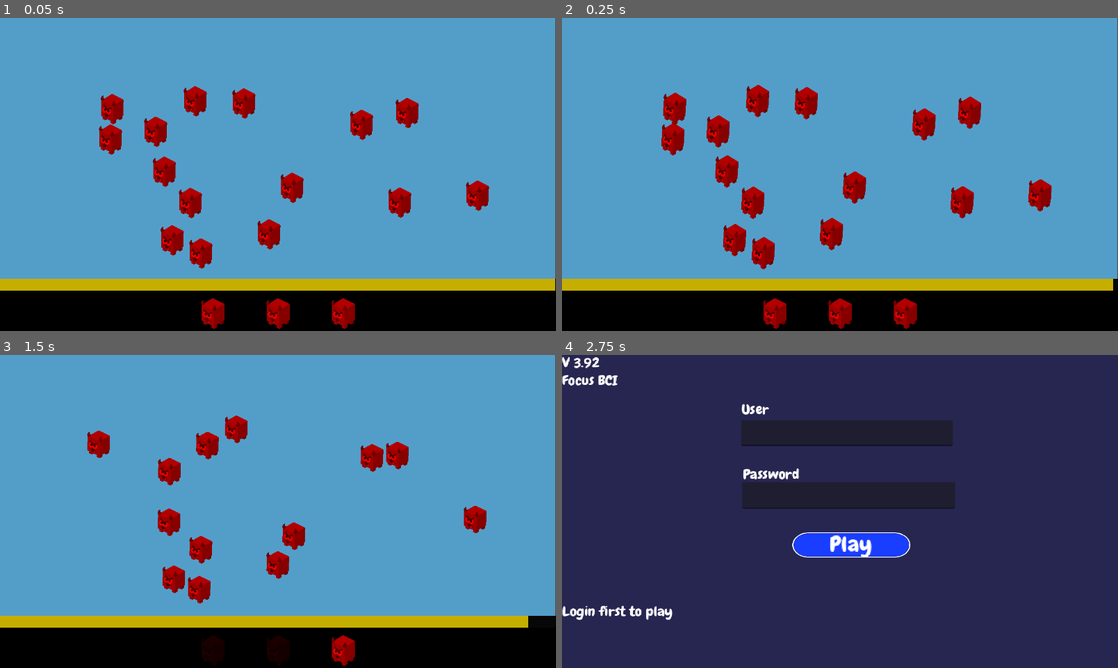
Above: before the commit, frames 1-4 (two rows, left to right).
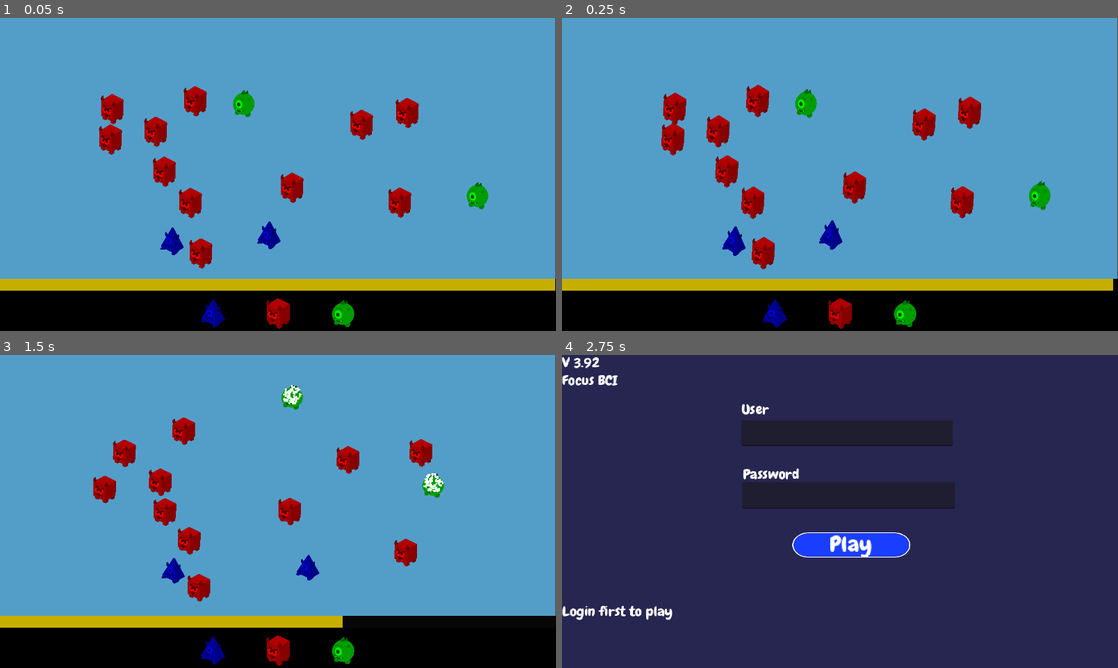
Above: after the commit, the same moments.

Repository: Hunter-Soft/Prototipo-MonstrosSA
Game: Godot game, scene res://Scenes/Level01Test.tscn
Two runs of this game, one before a commit and one after it. Both use one fixed random seed, a clock stepped at 60 frames per second and the inputs below. This scene is started directly instead of the project's main scene.
Inputs (mouse positions are in pixels of both pictures, inside the frame that each line leads up to):
- Up to frame 1 (0.05 s): no input
- Up to frame 2 (0.25 s): no input
- Up to frame 3 (1.5 s): tap Enter (ui_accept) at 0.5 s; drag from (111, 477) to (400, 539) at 0.52 s; drag from (405, 549) to (239, 433) at 1.27 s
- Up to frame 4 (2.75 s): move the mouse to (1034, 514) at 2.02 s; tap Tab (login) at 2.1 s; click (1034, 514) at 2.17 s

The runs differ from the first frame. In frame 1, 1.9% of the frame differs, in the area x 28-88%, y 22-100%; in frame 2, 2.0%; in frame 3, 8.9%, in the area x 15-95%, y 9-100%; in frame 4, nothing differs.

Commit message:
V0.156: Bug consertado do spawn e sons adicionados

Diff:
--- a/tavis_4_project/Objects/Components/spawnerComponent.tscn
+++ b/tavis_4_project/Objects/Components/spawnerComponent.tscn
@@ -1,12 +1,17 @@
 [gd_scene format=3 uid="uid://cv4i0lw13vvs3"]
 
 [ext_resource type="Script" uid="uid://dnshvr5u01xq0" path="res://spawnerComponent.gd" id="1_hb04x"]
+[ext_resource type="PackedScene" uid="uid://dqx2f22av42p5" path="res://Objects/Prefabs/monster1.tscn" id="2_k6ypj"]
+[ext_resource type="PackedScene" uid="uid://b5u0dlkfvv0gb" path="res://Objects/Prefabs/monster2.tscn" id="3_5vwtc"]
+[ext_resource type="PackedScene" uid="uid://bk1k8kyraa6kg" path="res://Objects/Prefabs/monster3.tscn" id="4_b66cy"]
 
 [sub_resource type="CircleShape2D" id="CircleShape2D_ufodi"]
 radius = 30.0
 
 [node name="SpawnerComponent" type="Node2D" unique_id=1821356837]
 script = ExtResource("1_hb04x")
+monster_pool = Array[PackedScene]([ExtResource("2_k6ypj"), ExtResource("3_5vwtc"), ExtResource("4_b66cy")])
+monster_pool_chance = Array[int]([100, 100, 100])
 
 [node name="Area2D" type="Area2D" parent="." unique_id=218470519]
 visible = false
--- a/tavis_4_project/Objects/Prefabs/monster1.tscn
+++ b/tavis_4_project/Objects/Prefabs/monster1.tscn
@@ -1,9 +1,14 @@
 [gd_scene format=3 uid="uid://dqx2f22av42p5"]
 
 [ext_resource type="PackedScene" uid="uid://b46cols1c34t2" path="res://Objects/Components/HoverDetectionComponent.tscn" id="1_37w2e"]
+[ext_resource type="Shader" uid="uid://0rs8gped0mh" path="res://shaders/pintura.gdshader" id="1_56dyf"]
 [ext_resource type="Script" uid="uid://daqg8gc2q8dt5" path="res://Objects/Prefabs/monsterController.gd" id="1_sam45"]
 [ext_resource type="Script" uid="uid://bdbtnd1refme8" path="res://Scripts/AnimationResource.gd" id="2_q5lnx"]
 [ext_resource type="SpriteFrames" uid="uid://c0mlff8gqvqp1" path="res://Objects/Resources/Visuals/monster1.tres" id="3_4yboc"]
+
+[sub_resource type="ShaderMaterial" id="ShaderMaterial_f5nsw"]
+shader = ExtResource("1_56dyf")
+shader_parameter/tint_color = Color(1, 0, 0, 1)
 
 [sub_resource type="Resource" id="Resource_68lvm"]
 script = ExtResource("2_q5lnx")
@@ -36,6 +41,8 @@
 point_count = 2
 
 [node name="Monster1" type="CharacterBody2D" unique_id=1365438596 groups=["Monster"]]
+material = SubResource("ShaderMaterial_f5nsw")
+use_parent_material = true
 collision_layer = 4
 collision_mask = 6
 script = ExtResource("1_sam45")
--- a/tavis_4_project/Objects/Prefabs/orderManager.gd
+++ b/tavis_4_project/Objects/Prefabs/orderManager.gd
@@ -32,22 +32,20 @@
 func randomizeOrder() -> void:
 	order_list.clear()
 
-	var valid_types := []
-
-	for monster_type in game_manager.monster_type_list.keys():
-		if game_manager.monster_type_list[monster_type] > 0:
-			valid_types.append(monster_type)
-
-	if valid_types.is_empty():
-		print("No monsters available.")
-		return
-
-	#order_size = clamp(order_size,1, game_manager.)
+	var available := game_manager.monster_type_list.duplicate()
 
 	for i in range(order_size):
+		var valid_types := []
+		for type in available.keys():
+			if available[type] > 0:
+				valid_types.append(type)
+
+		if valid_types.is_empty():
+			break
+
 		var chosen_type = valid_types.pick_random()
-		#valid_types.erase(chosen_type)
 		order_list.append(chosen_type)
+		available[chosen_type] -= 1
 
 	print("Generated order:")
 	print(order_list)
@@ -106,6 +104,7 @@
 		mistaken_monster_order.emit()
 		return
 
+	var last_monster = order_list.size() == 1
 	right_monster_order.emit()
 	print("Correct!")
 
@@ -118,6 +117,9 @@
 			game_manager.monster_type_list.erase(clicked_type)
 
 	monster.queue_free()
+
+	if !last_monster:
+		get_parent().click_sound.play()
 
 	print("Remaining order:")
 	print(order_list)
--- a/tavis_4_project/Scenes/Level01Test.tscn
+++ b/tavis_4_project/Scenes/Level01Test.tscn
@@ -4,10 +4,10 @@
 [ext_resource type="Script" uid="uid://d1blgyuv5oscy" path="res://Scenes/gameManager.gd" id="1_anx0o"]
 [ext_resource type="Script" uid="uid://ds4tvie5tgdp7" path="res://Scenes/draggingManager.gd" id="1_klblu"]
 [ext_resource type="AudioStream" uid="uid://dr0md2h5d27nm" path="res://Musics/BGM.mp3" id="2_aiu3w"]
-[ext_resource type="PackedScene" uid="uid://dqx2f22av42p5" path="res://Objects/Prefabs/Monster1.tscn" id="3_cps6d"]
-[ext_resource type="PackedScene" uid="uid://b5u0dlkfvv0gb" path="res://Objects/Prefabs/monster2.tscn" id="4_5ad2a"]
+[ext_resource type="AudioStream" uid="uid://dd4squjgu7nmi" path="res://Sounds/click.wav" id="3_aiu3w"]
+[ext_resource type="AudioStream" uid="uid://bo4chnpy5c480" path="res://Sounds/correct.wav" id="4_iq8n3"]
+[ext_resource type="AudioStream" uid="uid://dukfu08fssksf" path="res://Sounds/error.wav" id="5_7jxfu"]
 [ext_resource type="PackedScene" uid="uid://bqsufogqoftxd" path="res://Objects/Prefabs/orderManager.tscn" id="6_5ad2a"]
-[ext_resource type="PackedScene" uid="uid://bk1k8kyraa6kg" path="res://Objects/Prefabs/monster3.tscn" id="6_awh1v"]
 [ext_resource type="SpriteFrames" uid="uid://c0mlff8gqvqp1" path="res://Objects/Resources/Visuals/monster1.tres" id="9_aiu3w"]
 [ext_resource type="Script" uid="uid://ctupe1177m2iy" path="res://Scripts/timer.gd" id="9_gmkrs"]
 [ext_resource type="SpriteFrames" uid="uid://bwj55xx4fvkc6" path="res://Objects/Resources/Visuals/monster2.tres" id="10_iq8n3"]
@@ -26,6 +26,15 @@
 stream = ExtResource("2_aiu3w")
 autoplay = true
 
+[node name="ClickSound" type="AudioStreamPlayer" parent="." unique_id=2019451974]
+stream = ExtResource("3_aiu3w")
+
+[node name="CompleteSound" type="AudioStreamPlayer" parent="." unique_id=1560739038]
+stream = ExtResource("4_iq8n3")
+
+[node name="WrongSound" type="AudioStreamPlayer" parent="." unique_id=619422088]
+stream = ExtResource("5_7jxfu")
+
 [node name="ColorRect2" type="ColorRect" parent="." unique_id=1473037882]
 offset_right = 1278.0
 offset_bottom = 728.0
@@ -36,10 +45,8 @@
 
 [node name="SpawnerComponent" parent="." unique_id=1821356837 instance=ExtResource("1_3wvi2")]
 position = Vector2(27, 28)
-chance_to_dupe = 80.0
 max_monsters = 15
 monsters_to_spawn = 15
-monster_pool = Array[PackedScene]([ExtResource("3_cps6d"), ExtResource("4_5ad2a"), ExtResource("6_awh1v")])
 monster_pool_chance = Array[int]([60, 15, 30])
 
 [node name="OrderManager" parent="." unique_id=264940256 instance=ExtResource("6_5ad2a")]
@@ -62,6 +69,7 @@
 [node name="==MonsterHolder==" type="Node" parent="." unique_id=1253744609]
 
 [node name="StaticBody2D" type="StaticBody2D" parent="." unique_id=2107164896]
+visible = false
 position = Vector2(-91, -47.180416)
 scale = Vector2(1, 0.6995872)
 collision_layer = 2
--- a/tavis_4_project/Scenes/gameManager.gd
+++ b/tavis_4_project/Scenes/gameManager.gd
@@ -2,6 +2,10 @@
 extends Node2D
 
 signal monster_data_ready
+
+@onready var click_sound: AudioStreamPlayer = $ClickSound
+@onready var complete_sound: AudioStreamPlayer = $CompleteSound
+@onready var wrong_sound: AudioStreamPlayer = $WrongSound
 
 #@onready var delivery_area: DeliveryZone = $DeliveryArea
 #@onready var delivery_zone: CollisionShape2D = $DeliveryArea/DeliveryZone
@@ -25,11 +29,16 @@
 	)
 
 	order_manager.connect("completed_order", func():
+		complete_sound.play()
+		await get_tree().process_frame
+		spawner_component.checkTypeNumber()
+		spawner_component.ensure_monsters_for_next_order()
 		spawner_component.rerollSpawnAmount(order_manager.order_size)
 		life_timer.regainTime(time_regen)
 	)
 
 	order_manager.connect("mistaken_monster_order", func():
+		wrong_sound.play()
 		life_timer.loseTime(5)
 	)
 	#order_manager.connect("completed_order", delivery_area.resetMonsterSlots)
--- /dev/null
+++ b/tavis_4_project/shaders/pintura.gdshader
@@ -0,0 +1,29 @@
+shader_type canvas_item;
+
+uniform vec4 tint_color : source_color = vec4(1.0);
+
+bool is_body(vec3 c)
+{
+	return
+		distance(c, vec3(0.698,0.698,0.698)) < 0.01 ||
+		distance(c, vec3(0.616,0.616,0.612)) < 0.01 ||
+		distance(c, vec3(0.529,0.529,0.529)) < 0.01 ||
+		distance(c, vec3(0.439,0.435,0.435)) < 0.01;
+}
+
+void fragment()
+{
+	vec4 tex = texture(TEXTURE, UV);
+
+	if (is_body(tex.rgb))
+	{
+		float gray = dot(tex.rgb, vec3(0.333));
+		COLOR.rgb = gray * tint_color.rgb;
+	}
+	else
+	{
+		COLOR.rgb = tex.rgb;
+	}
+
+	COLOR.a = tex.a;
+}
--- a/tavis_4_project/spawnerComponent.gd
+++ b/tavis_4_project/spawnerComponent.gd
@@ -15,7 +15,8 @@
 }
 
 @export_subgroup("Config")
-@export var chance_to_dupe: float = 1
+@export_range(0.0,1.0)
+var chance_to_dupe := 1
 @export var max_monsters: int = 30
 @export var monsters_to_spawn: int = 20
 var current_monsters: int
@@ -49,43 +50,47 @@
 		})
 	#endregion
 
-	var last_monster: int = -1
+	var last_monster := -1
 
 	#region Spawna os monstros quando precisar, no início do jogo spawna 20
 	while monsters_to_spawn > 0:
-		#region Cuida da roleta
-		var total_chance = 0
 
-		for i in range(0, monster_pool.size()):
-			total_chance += monster_pool_chance[i]
+		var chance_index := -1
 
-		var rng = randf() * total_chance
+		if last_monster != -1:
+			chance_index = last_monster
+			last_monster = -1
 
-		var acumulated_chance = 0
-		var chance_index = 0
+		else:
+			#region Cuida da roleta
+			var total_chance = 0
 
-		for monster in indexed:
-			if last_monster != -1 && randf() < chance_to_dupe:
-				print("primeiro")
-				chance_index = last_monster
-				#acumulated_chance += monster.value
-				break
+			for i in range(monster_pool.size()):
+				total_chance += monster_pool_chance[i]
 
-			acumulated_chance += monster.value
-			if rng < acumulated_chance:
-				#print("C")
-				chance_index = monster.original_index
-				last_monster = chance_index
-				break
-		#endregion
+			var rng = randf() * total_chance
+
+			var acumulated_chance = 0
+
+			for monster in indexed:
+				acumulated_chance += monster.value
+
+				if rng < acumulated_chance:
+					chance_index = monster.original_index
+
+					if randf() < chance_to_dupe:
+						last_monster = chance_index
+
+					break
+			#endregion
 
 		var current_monster = monster_pool[chance_index]
-		monsters_to_spawn -= 1
 
 		monster_to_spawn_list.append(current_monster)
 
-		#if to_dupe:
+		monsters_to_spawn -= 1
 	#endregion
+
 	return monster_to_spawn_list
 
 func spawnEnemies(monster_to_spawn_list: Array[PackedScene]) -> void:
@@ -137,8 +142,10 @@
 func rerollSpawnAmount(monsters_used: int) -> void:
 	var count_modifier: int = 0
 
-	if randi_range(0, 1) == 1: count_modifier = monsters_used + 2
-	else: count_modifier = monsters_used - 1
+	if randi_range(0, 1) == 1:
+		count_modifier = monsters_used + 2
+	else:
+		count_modifier = monsters_used - 1
 
 	monsters_to_spawn += count_modifier
 
@@ -158,3 +165,29 @@
 			monster_type_list[type] = 0
 
 	monster_type_list_changed.emit(monster_type_list)
+
+func spawn_specific_monster(type: MonsterController.monsterType) -> void:
+	var new_monster: Node2D = monster_pool[type].instantiate()
+
+	var new_position: Vector2 = get_spawn_position(
+		50,
+		$"../Marker2D".global_position,
+		$"../Marker2D2".global_position
+	)
+
+	new_monster.global_position = new_position
+
+	monster_list.append(new_monster)
+	$"../==MonsterHolder==".add_child(new_monster)
+
+	checkTypeNumber()
+
+func ensure_monsters_for_next_order():
+	checkTypeNumber()
+	var lowest = 99999
+	for value in monster_type_list.values():
+		lowest = min(lowest, value)
+
+	for type in monster_type_list.keys():
+		if monster_type_list[type] == lowest:
+			spawn_specific_monster(type)
Not shown, added: tavis_4_project/Sounds/click.wav.import
Not shown, added: tavis_4_project/Sounds/correct.wav.import
Not shown, added: tavis_4_project/Sounds/error.wav.import
Not shown, added: tavis_4_project/shaders/pintura.gdshader.uid
Not shown, added: tavis_4_project/Sounds/click.wav
Not shown, added: tavis_4_project/Sounds/correct.wav
Not shown, added: tavis_4_project/Sounds/error.wav
